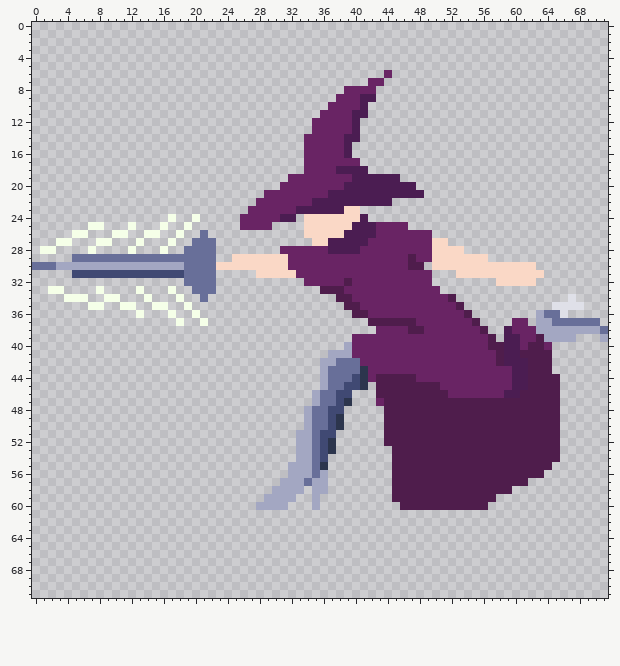
File history of a sprite sheet, Spells/DLSB_Fleche.png. Above is the file before it was changed.
The file is 72x72 pixels.
The same view after the edit:
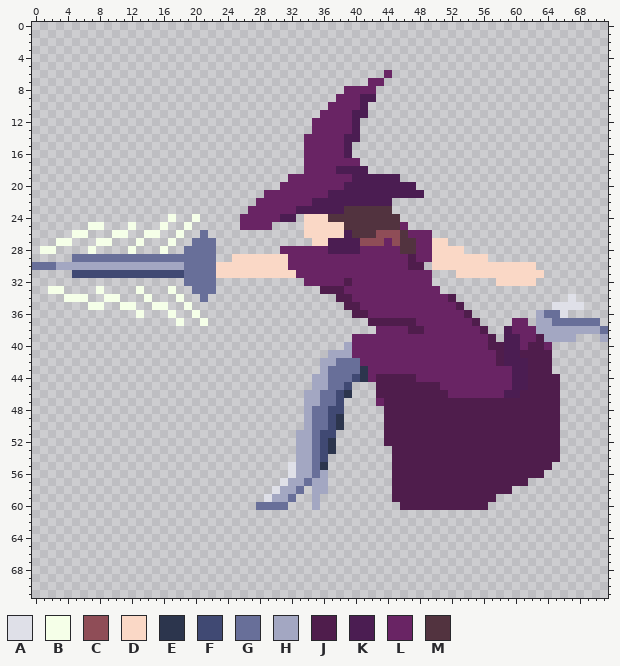
Palette (. is transparent): A #dfe0e8  B #f5ffe8  C #8f4d57  D #fad8c6  E #2c354d  F #404973  G #686f99  H #a3a7c2  J #4f1d4c  K #4b1d52  L #692464  M #52333f
Changes in this commit:
Changed rows in their new state; - is an unchanged pixel.
first column x 23:
23 ----------------MMMMMM---
24 --------------MMMMMMMMM--
25 ----------------MMMMMMM--
26 -----------------MMMCCCM-
27 ------------------CCC-CMM
28 -----------------------MM
31 DDDDD--------------------
first column x 34:
44 -H------
45 -H----..
46 H----E--
47 H----.--
first column x 28:
55 ----A-
56 ----A-
57 ---A--
58 --A--G
59 -A--G-
60 GGGG--
